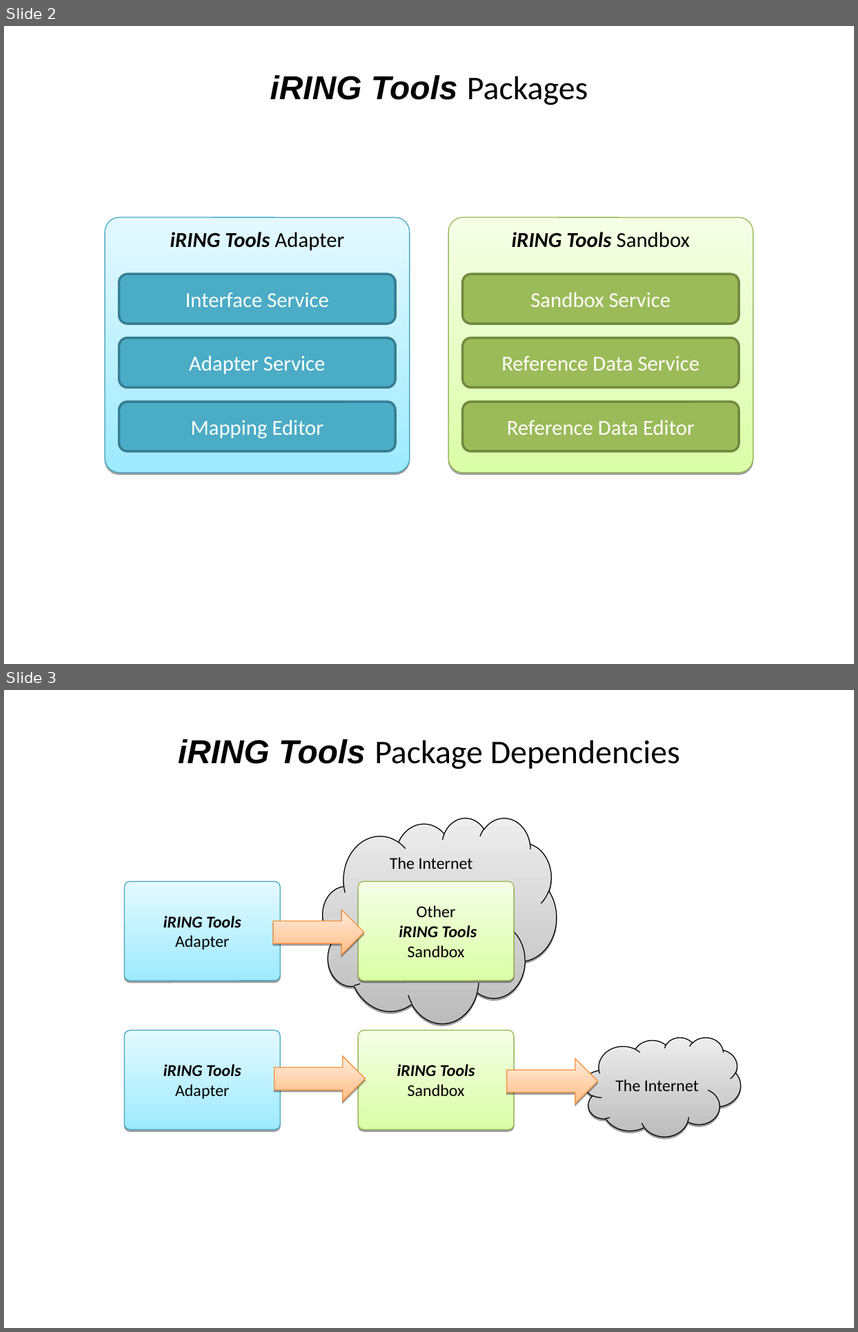
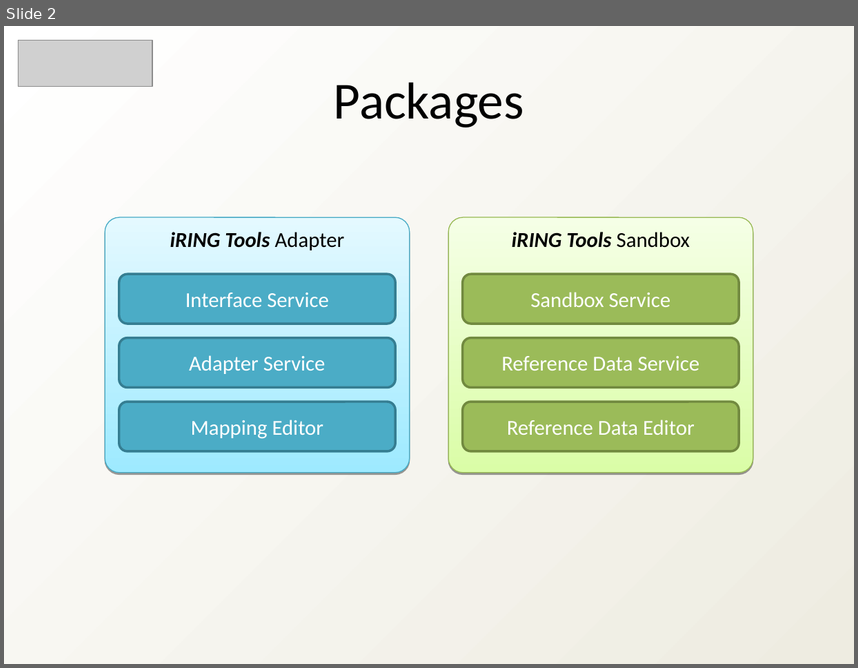
Before and after one commit to heyena/iring-tools, a slide deck: trunk/Documentation/iRING SDK Overview.ppt. Shown one above the other, each under a label of ours: slides 2 and 3 before the commit, slide 2 after it. The pictures are 858x1332 and 858x668 pixels, drawn with LibreOffice and Linux fonts; fonts in the diff are those of the drawing; grey boxes stand for pictures; background and template pictures are left out. Boxes give left, top, right and bottom in pixels: in the first picture for what was removed or moved away, otherwise in the second. Text is boxed around its words. In the diff, an @@ line names an element or a change of style, - is before the commit and + after.

```diff
--- a/trunk/Documentation/iRING SDK Overview.ppt
+++ b/trunk/Documentation/iRING SDK Overview.ppt
@@ slide 3 removed at (x1=4, y1=690, x2=854, y2=1328), background picture (left out) @@
@@ text removed at (x1=178, y1=739, x2=680, y2=769) @@
-iRING Tools Package Dependencies
@@ group removed at (x1=125, y1=818, x2=740, y2=1136): 4 rounded rectangles, 3 right arrows, 2 freeform shapes @@
-iRING Tools Adapter
-iRING Tools Sandbox
-iRING Tools Adapter
-The Internet
-The Internet
-Other
-iRING Tools Sandbox
@@ slide 2 changed as well @@
@@ background picture (left out) to gradient #FFFFFF to #EEECE1 @@
@@ picture added at (x1=18, y1=40, x2=153, y2=86) @@
@@ text at (x1=334, y1=82, x2=524, y2=127): text changed; size 28 to 44 pt; font Arial to Calibri; bold off; italic off @@
-iRING Tools Packages
+Packages
```
Also in this commit, not shown: 9 other slides changed, 5 slides added, 4 other slides removed, 1 other file.
